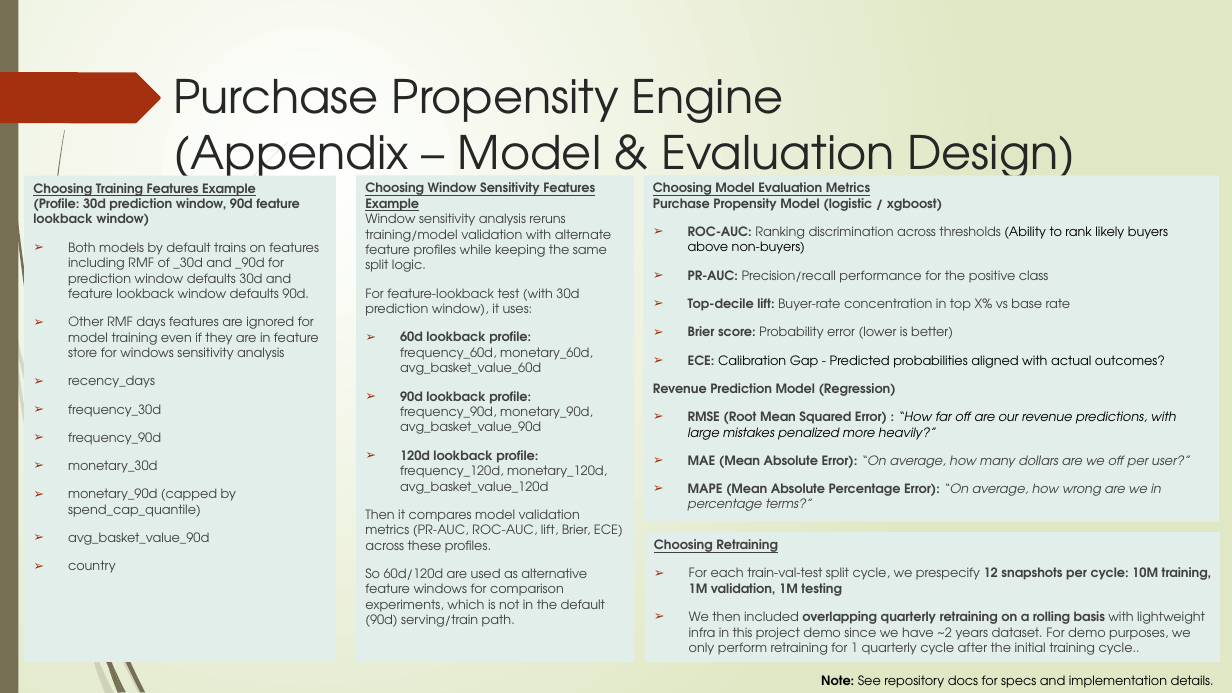
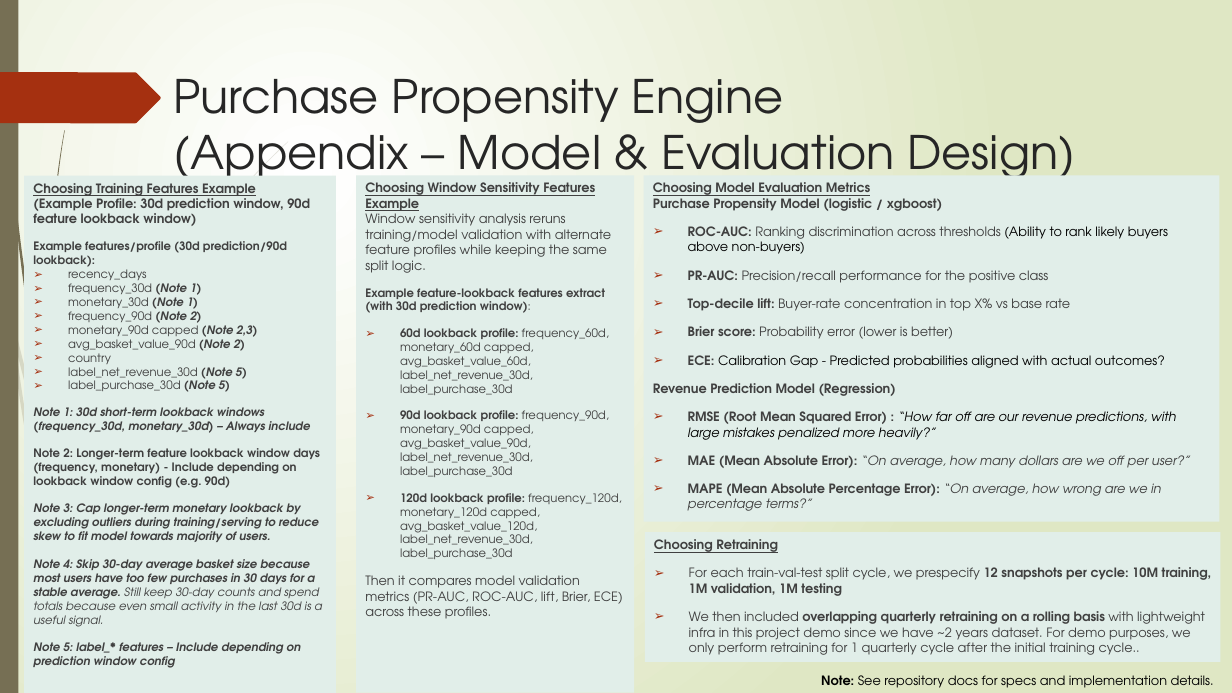
Before and after one commit to Phrey001/mle-marketplace-growth, a slide deck: slide 6 of docs/architecture.pptx. Drawn at 1232x693 pixels with LibreOffice and Linux fonts; fonts in the diff are those of the drawing. Boxes give left, top, right and bottom in pixels: in the first picture for what was removed or moved away, otherwise in the second. Text is boxed around its words. In the diff, an @@ line names an element or a change of style, - is before the commit and + after.

```diff
--- a/docs/architecture.pptx
+++ b/docs/architecture.pptx
@@ text "Choosing Training Features Example (Example ...": place and size @@
-text "Choosing Training Features Example (Example ..." at <box>24,176,335,662</box>
+text "Choosing Training Features Example (Example ..." at <box>24,176,335,693</box>
@@ rectangle "Choosing Window Sensitivity Features Example ...": place and size @@
-rectangle "Choosing Window Sensitivity Features Example ..." at <box>356,176,634,663</box>
+rectangle "Choosing Window Sensitivity Features Example ..." at <box>356,176,634,693</box>
@@ text at <box>33,183,310,267</box>: text changed; bold on @@
-Choosing Training Features Example
-(Profile: 30d prediction window, 90d feature lookback window)
-➢ Both models by default trains on features including RMF of _30d and _90d for prediction window defaults 30d and feature lookback window defaults 90d.
-➢ Other RMF days features are ignored for model training even if they are in feature store for windows sensitivity analysis
+Choosing Training Features Example
+(Example Profile: 30d prediction window, 90d feature lookback window)
+Example features/profile (30d prediction/90d lookback):
@@ text at <box>68,269,147,368</box>: size 10 to 9 pt in "recency_days", "country"; less space between paragraphs @@
@@ text at <box>68,283,257,354</box>: text changed; size 10 to 9 pt @@
-➢ frequency_30d
-➢ frequency_90d
-➢ monetary_30d
-➢ monetary_90d (capped by spend_cap_quantile)
-➢ avg_basket_value_90d
+➢ frequency_30d (Note 1)
+➢ monetary_30d (Note 1)
+➢ frequency_90d (Note 2)
+➢ monetary_90d capped (Note 2,3)
+➢ avg_basket_value_90d (Note 2)
@@ text in rectangle at <box>400,328,622,559</box>: text changed; size 10 to 9 pt @@
-For feature-lookback test (with 30d prediction window), it uses:
-➢ 60d lookback profile: frequency_60d, monetary_60d, avg_basket_value_60d
-➢ 90d lookback profile: frequency_90d, monetary_90d, avg_basket_value_90d
-➢ 120d lookback profile: frequency_120d, monetary_120d, avg_basket_value_120d
+Example feature-lookback features extract (with 30d prediction window):
+➢ 60d lookback profile: frequency_60d, monetary_60d capped, avg_basket_value_60d, label_net_revenue_30d, label_purchase_30d
+➢ 90d lookback profile: frequency_90d, monetary_90d capped, avg_basket_value_90d, label_net_revenue_30d, label_purchase_30d
+➢ 120d lookback profile: frequency_120d, monetary_120d capped, avg_basket_value_120d, label_net_revenue_30d, label_purchase_30d
@@ text at <box>33,367,322,668</box>: paragraphs added @@
+➢ label_net_revenue_30d (Note 5)
+➢ label_purchase_30d (Note 5)
+Note 1: 30d short-term lookback windows (frequency_30d, monetary_30d) – Always include
+Note 2: Longer-term feature lookback window days (frequency, monetary) - Include depending on lookback window config (e.g. 90d)
+Note 3: Cap longer-term monetary lookback by excluding outliers during training/serving to reduce skew to fit model towards majority of users.
+Note 4: Skip 30‑day average basket size because most users have too few purchases in 30 days for a stable average. Still keep 30‑day counts and spend totals because even small activity in the last 30d is a useful signal.
+Note 5: label_* features – Include depending on prediction window config
@@ freeform shape removed at <box>53,441,108,667</box> @@
@@ text in rectangle at <box>365,568,605,627</box>: paragraph removed @@
-So 60d/120d are used as alternative feature windows for comparison experiments, which is not in the default (90d) serving/train path.
@@ freeform shape removed at <box>98,596,112,665</box> @@
```
Also in this commit, not shown: 4 other slides changed, 59 other files.
